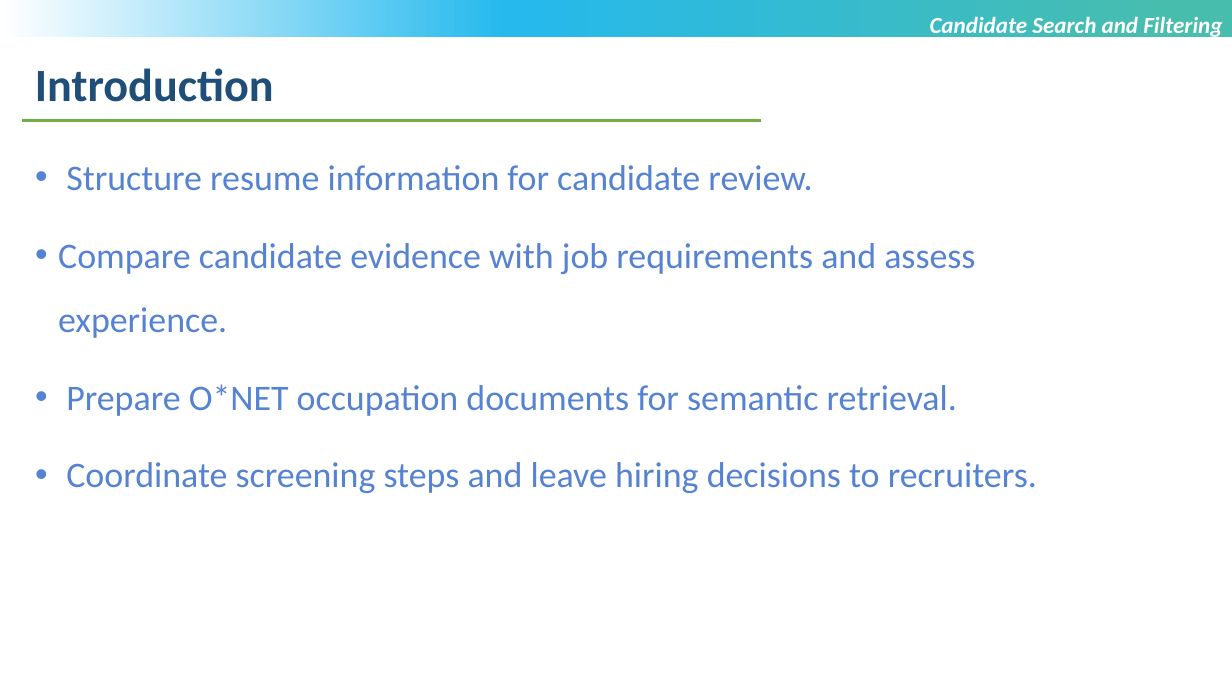
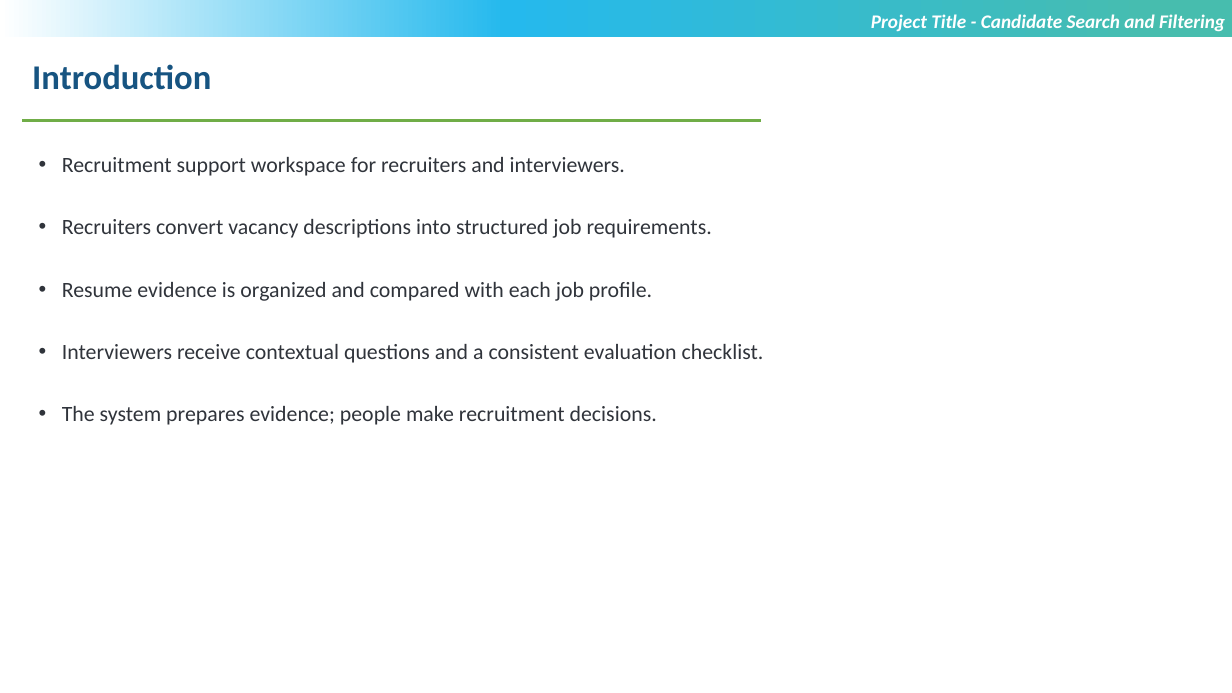
Before and after one commit to sammangigopichand/Candidate-Search-and-Filtering-using-Agentic-AI, a slide deck: slide 2 of Sammangi Gopi Chand_T9929_Review 3.pptx. Drawn at 1232x693 pixels with LibreOffice and Linux fonts; fonts in the diff are those of the drawing; background and template pictures are left out. Boxes give left, top, right and bottom in pixels: in the first picture for what was removed or moved away, otherwise in the second. Text is boxed around its words. In the diff, an @@ line names an element or a change of style, - is before the commit and + after.

```diff
--- a/Sammangi Gopi Chand_T9929_Review 3.pptx
+++ b/Sammangi Gopi Chand_T9929_Review 3.pptx
@@ text at box(871, 14, 1225, 32): text changed; size 18 to 15 pt @@
-Candidate Search and Filtering
+Project Title - Candidate Search and Filtering
@@ text "Introduction" at box(32, 64, 211, 90): size 36 to 27 pt, text colour #1F4E79 to #175481 @@
@@ text at box(62, 157, 764, 425): text changed; size 28 to 17 pt; text colour #5583D1 to #30343B @@
-• Structure resume information for candidate review.
-• Compare candidate evidence with job requirements and assess experience.
-• Prepare O*NET occupation documents for semantic retrieval.
-• Coordinate screening steps and leave hiring decisions to recruiters.
+• Recruitment support workspace for recruiters and interviewers.
+• Recruiters convert vacancy descriptions into structured job requirements.
+• Resume evidence is organized and compared with each job profile.
+• Interviewers receive contextual questions and a consistent evaluation checklist.
+• The system prepares evidence; people make recruitment decisions.
```
Also in this commit, not shown: 9 other slides changed, 10 slides added, 1 slide removed, 2 other files.
